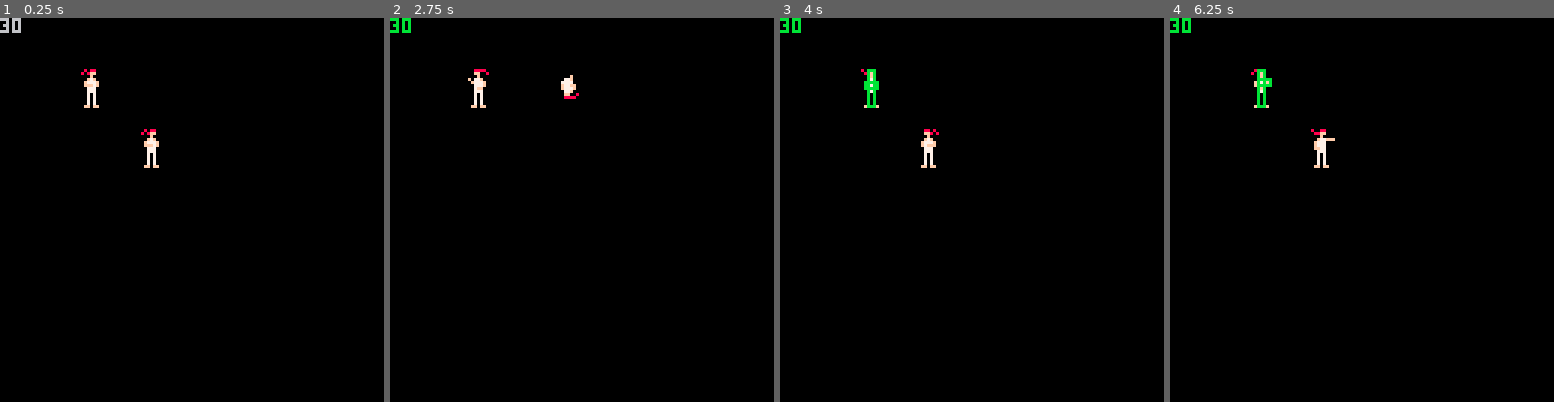
Above: before the commit, frames 1-4 (left to right).
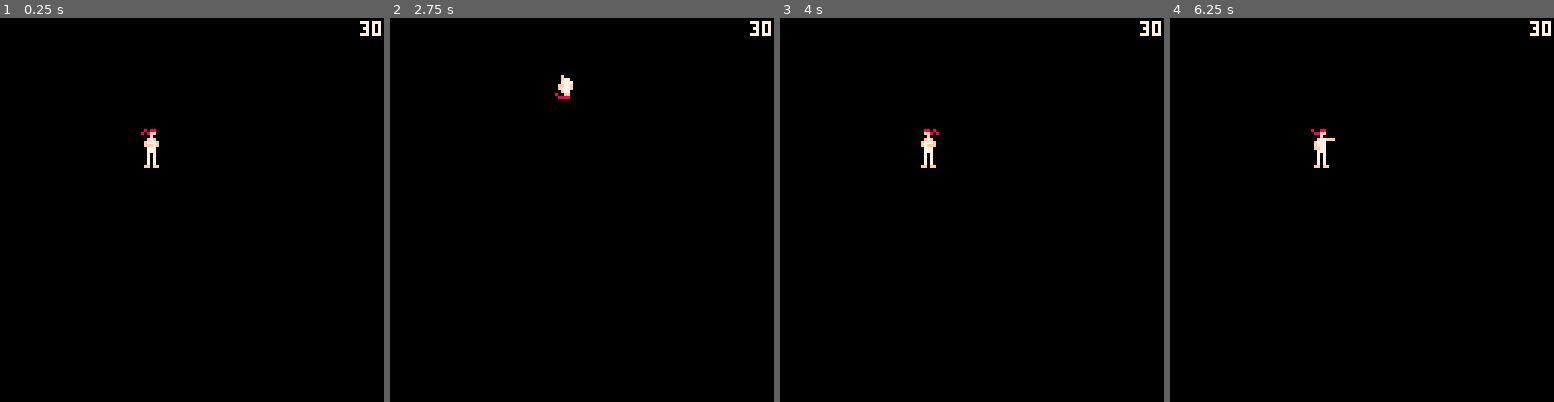
Above: after the commit, the same moments.

Repository: Grouflon/p8_fight
Game: PICO-8 cartridge fight.p8
The game is run twice, just before and just after one commit, with the same random seed, the same clock (stepped at 60 frames per second) and the same inputs.
Inputs (mouse positions are in pixels of both pictures, inside the frame that each line leads up to):
- Up to frame 1 (0.25 s): no input
- Up to frame 2 (2.75 s): tap X (X key) at 0.33, 1.07, 1.85 s; click (670, 121) at 0.67 s; tap O (Z key) at 0.7, 1.7, 2.1, 2.5 s; click (436, 267) at 1.22 s; hold Right 1.6-2.1 s; click (497, 114) at 1.77 s; hold Up 2.15-2.42 s; click (562, 259) at 2.32 s; hold Right from 2.47 s (still down)
- Up to frame 3 (4 s): click (1014, 106) at 2.87 s; tap O (Z key) at 2.9, 3.3, 3.7 s; tap X (X key) at 2.97 s; release Right at 3.03 s; hold Left 3.08-3.58 s; click (1075, 256) at 3.42 s; hold Down 3.63-3.97 s; click (841, 102) at 3.97 s
- Up to frame 4 (6.25 s): hold Right 4.02-4.68 s; tap X (X key) at 4.08, 5.2 s; tap O (Z key) every 0.4 s from 4.1 to 6.1 s; click (1292, 248) at 4.52 s; hold Up 4.73-5.03 s; click (1354, 94) at 5.07 s; hold Left 5.08-5.68 s; click (1419, 244) at 5.62 s; hold Down 5.73-6.03 s; hold Right from 6.08 s (still down); click (1481, 90) at 6.17 s

The runs differ from the first frame. In frame 1, 0.5% of the frame differs, in the area x 0-100%, y 0-24%; in frame 2, 0.6%; in frame 3, 0.5%; in frame 4, 0.6%.

Commit message:
Frame editor tool in progress

Diff:
--- a/frame.lua
+++ b/animation.lua
@@ -1,14 +1,22 @@
 -- coordinates origin for every position/sprite/hitbox is upper left
-function make_box(_x, _y, _w, _h)
+function make_box(_type, _min_x, _min_y, _max_x, _max_y)
 	return {
-		min_x = _x,
-		min_y = _y,
-		max_x = _x + _w,
-		max_y = _y + _h,
+		type = _type,
+		min_x = _min_x,
+		min_y = _min_y,
+		max_x = _max_x,
+		max_y = _max_y,
 	}
 end
 
 function draw_box(_box, _x, _y, _w, _flip, _color)
+
+	if _color == nil then
+		_color = 7
+		if (_box.type == "hit") _color = 8
+		if (_box.type == "hurt") _color = 11
+	end
+
 	local min_x = _box.min_x
 	local max_x = _box.max_x
 
@@ -25,7 +33,7 @@
 	)
 end
 
-function make_frame(_spr, _spr_w, _spr_h, _flip_x, _flip_y, _origin_x, _origin_y, _hitboxes, _hurtboxes)
+function make_frame(_spr, _spr_w, _spr_h, _flip_x, _flip_y, _origin_x, _origin_y, _boxes)
 	return {
     	spr = _spr,
     	spr_w = _spr_w,
@@ -34,36 +42,54 @@
     	flip_y = _flip_y,
     	origin_x = _origin_x,
     	origin_y = _origin_y,
-    	hitboxes = _hitboxes or {},
-    	hurtboxes = _hurtboxes or {},
+    	boxes = _boxes or {},
   	}
+end
+
+function get_frame_upperleft_corner(_frame, _x, _y, _flip)
+	_flip = _flip or false
+	_flip = _flip ~= _frame.flip_x
+
+	local _offset_x = _frame.origin_x
+	if _flip then
+		_offset_x = _frame.spr_w*8 - _frame.origin_x
+	end
+
+	return _x - _offset_x, _y - _frame.origin_y
+end
+
+function make_absolute_box(_frame, _box, _x, _y, _flip)
+	_flip = _flip or false
+	_flip = _flip ~= _frame.flip_x
+
+	local _corner_x, _corner_y = get_frame_upperleft_corner(_frame, _x, _y, _flip)
+
+	local min_x = _box.min_x
+	local max_x = _box.max_x
+
+	if _flip then
+		min_x = 8*_frame.spr_w - _box.max_x
+		max_x = 8*_frame.spr_w - _box.min_x
+	end
+
+	return make_box(
+		_box.type,
+		_corner_x + min_x,
+		_corner_y + _box.min_y,
+		_corner_x + max_x,
+		_corner_y + _box.max_y
+	)
 end
 
 function draw_frame(_frame, _x, _y, _flip, _draw_boxes)
 
-	_flip = _flip or false
-	_flip = _flip ~= _frame.flip_x
-
-	--print(""..tostring(_flip).."/"..tostring(_frame.flip_x).."/"..tostring(bxor(bool_to_int(_flip),bool_to_int(_frame.flip_x))))
-	--_flip = _flip ~_frame.flip_x
-
-	local offset_x = _frame.origin_x
-	if _flip then
-		offset_x = _frame.spr_w*8 - _frame.origin_x
-	end
-
-	local x = _x - offset_x
-	local y = _y - _frame.origin_y
-
-	spr(_frame.spr, x, y, _frame.spr_w, _frame.spr_h, _flip, _frame.flip_y)
+	local _corner_x, _corner_y = get_frame_upperleft_corner(_frame, _x, _y, _flip)
+	spr(_frame.spr, _corner_x, _corner_y, _frame.spr_w, _frame.spr_h, _flip, _frame.flip_y)
 
 	if _draw_boxes then
-		for _i, _b in ipairs(_frame.hurtboxes) do
-			draw_box(_b, x, y, _frame.spr_w, _flip, 11)
-		end
-
-		for _i, _b in ipairs(_frame.hitboxes) do
-			draw_box(_b, x, y, _frame.spr_w, _flip, 8)
+		for _i, _b in ipairs(_frame.boxes) do
+			local _abs_box = make_absolute_box(_frame, _b, _x, _y, _flip)
+			draw_box(_abs_box, 0, 0, _frame.spr_w, false)
 		end
 	end
 end
--- a/data.lua
+++ b/data.lua
@@ -5,13 +5,10 @@
 		0, 1, 2, false, false,
 		-- origin
 		3, 16,
-		-- hitboxes
+		-- boxes
 		{
-		},
-		-- hurtboxes
-		{
-			make_box(2, 3, 3, 13),
-			make_box(1, 7, 5, 3),
+			make_box("hurt", 2, 3, 5, 16),
+			make_box("hurt", 1, 7, 6, 10),
 		}
 	),
 	-- 1 - IDLE
@@ -20,13 +17,10 @@
 		1, 1, 2, false, false,
 		-- origin
 		3, 16,
-		-- hitboxes
+		-- boxes
 		{
-		},
-		-- hurtboxes
-		{
-			make_box(2, 3, 3, 13),
-			make_box(1, 7, 5, 3),
+			make_box("hurt", 2, 3, 5, 16),
+			make_box("hurt", 1, 7, 6, 10),
 		}
 	),
 	-- 2 - PUNCH
@@ -35,13 +29,10 @@
 		2, 1, 2, false, false,
 		-- origin
 		3, 16,
-		-- hitboxes
+		-- boxes
 		{
-		},
-		-- hurtboxes
-		{
-			make_box(2, 3, 3, 13),
-			make_box(2, 6, 5, 3),
+			make_box("hurt", 2, 3, 5, 16),
+			make_box("hurt", 2, 6, 7, 9),
 		}
 	),
 	-- 3 - PUNCH
@@ -50,13 +41,10 @@
 		3, 1, 2, false, false,
 		-- origin
 		3, 16,
-		-- hitboxes
+		-- boxes
 		{
-			make_box(5, 6, 3, 2),
-		},
-		-- hurtboxes
-		{
-			make_box(2, 3, 3, 13),
+			make_box("hurt", 2, 3, 5, 16),
+			make_box("hit", 5, 6, 8, 8),
 		}
 	),
 	-- 4 - WALK
@@ -65,13 +53,10 @@
 		4, 1, 2, false, false,
 		-- origin
 		3, 16,
-		-- hitboxes
+		-- boxes
 		{
-		},
-		-- hurtboxes
-		{
-			make_box(2, 3, 3, 13),
-			make_box(1, 7, 5, 3),
+			make_box("hurt", 2, 3, 5, 16),
+			make_box("hurt", 1, 7, 6, 10),
 		}
 	),
 	-- 5 - WALK
@@ -80,13 +65,10 @@
 		5, 1, 2, false, false,
 		-- origin
 		3, 16,
-		-- hitboxes
+		-- boxes
 		{
-		},
-		-- hurtboxes
-		{
-			make_box(2, 3, 3, 13),
-			make_box(1, 7, 5, 3),
+			make_box("hurt", 2, 3, 5, 16),
+			make_box("hurt", 1, 7, 6, 10),
 		}
 	),
 	-- 6 - KICK
@@ -95,13 +77,10 @@
 		6, 1, 2, false, false,
 		-- origin
 		3, 16,
-		-- hitboxes
+		-- boxes
 		{
-		},
-		-- hurtboxes
-		{
-			make_box(2, 3, 3, 13),
-			make_box(5, 8, 2, 5),
+			make_box("hurt", 2, 3, 5, 16),
+			make_box("hurt", 5, 8, 7, 13),
 		}
 	),
 	-- 7 - KICK
@@ -110,14 +89,11 @@
 		7, 2, 2, false, false,
 		-- origin
 		4, 16,
-		-- hitboxes
+		-- boxes
 		{
-			make_box(7, 8, 5, 3),
-		},
-		-- hurtboxes
-		{
-			make_box(2, 3, 3, 7),
-			make_box(4, 7, 3, 9),
+			make_box("hurt", 2, 3, 5, 10),
+			make_box("hurt", 4, 7, 7, 16),
+			make_box("hit", 7, 8, 12, 11),
 		}
 	),
 	-- 8 - JUMP0
@@ -126,13 +102,10 @@
 		9, 1, 1, false, false,
 		-- origin
 		4, 8,
-		-- hitboxes
+		-- boxes
 		{
-		},
-		-- hurtboxes
-		{
-			make_box(2, 0, 3, 7),
-			make_box(1, 3, 5, 3),
+			make_box("hurt", 2, 0, 5, 7),
+			make_box("hurt", 1, 3, 6, 6),
 		}
 	),
 	-- 9 - JUMP1
@@ -141,13 +114,10 @@
 		10, 1, 1, false, false,
 		-- origin
 		4, 8,
-		-- hitboxes
+		-- boxes
 		{
-		},
-		-- hurtboxes
-		{
-			make_box(2, 1, 3, 5),
-			make_box(1, 2, 5, 3),
+			make_box("hurt", 2, 1, 5, 6),
+			make_box("hurt", 1, 2, 6, 5),
 		}
 	),
 	-- 10 - JUMP2
@@ -156,13 +126,10 @@
 		9, 1, 1, true, true,
 		-- origin
 		4, 8,
-		-- hitboxes
+		-- boxes
 		{
-		},
-		-- hurtboxes
-		{
-			make_box(2, 0, 3, 7),
-			make_box(1, 2, 5, 3),
+			make_box("hurt", 2, 0, 5, 7),
+			make_box("hurt", 1, 2, 6, 5),
 		}
 	),
 	-- 11 - JUMP3
@@ -171,13 +138,10 @@
 		10, 1, 1, true, true,
 		-- origin
 		4, 8,
-		-- hitboxes
+		-- boxes
 		{
-		},
-		-- hurtboxes
-		{
-			make_box(2, 2, 3, 5),
-			make_box(1, 3, 5, 3),
+			make_box("hurt", 2, 2, 5, 7),
+			make_box("hurt", 1, 3, 6, 6),
 		}
 	),
 	-- 12 - JUMP KICK
@@ -186,14 +150,11 @@
 		25, 2, 1, false, false,
 		-- origin
 		4, 8,
-		-- hitboxes
+		-- boxes
 		{
-			make_box(6, 5, 6, 3),
-		},
-		-- hurtboxes
-		{
-			make_box(2, 0, 4, 7),
-			make_box(1, 3, 8, 3),
+			make_box("hurt", 2, 0, 6, 7),
+			make_box("hurt", 1, 3, 9, 6),
+			make_box("hit", 6, 5, 12, 8),
 		}
 	),
 }
--- a/fight.p8
+++ b/fight.p8
@@ -3,9 +3,11 @@
 __lua__
 #include lib/math.lua
 #include lib/log.lua
-#include frame.lua
+#include animation.lua
 #include data.lua
 #include game.lua
+
+#include tools.lua
 
 __gfx__
 00000000000000000000000000000000000000000000000000000000000000000000000008888000000000800000000000000000000000000000000000000000
--- a/game.lua
+++ b/game.lua
@@ -1,36 +1,8 @@
 poke(0x5F5C, 255) -- kill autofire
 
-frame_debug = {
-	enabled = true,
-	current_frame = 0,
-	flip = false,
-	show_boxes = false
-}
-
-function update_frame_debug()
-	if frame_debug.enabled then
-		if btnp(0) then
-			frame_debug.current_frame = positive_mod(frame_debug.current_frame - 1, #frames)
-		end
-		if btnp(1) then
-			frame_debug.current_frame = (frame_debug.current_frame + 1) % #frames
-		end
-
-		if btnp(4) then
-			frame_debug.show_boxes = not frame_debug.show_boxes
-		end
-		if btnp(5) then
-			frame_debug.flip = not frame_debug.flip
-		end
-	end
-end
-
-function draw_frame_debug()
-	if frame_debug.enabled then
-		local f = frames[frame_debug.current_frame + 1]
-		draw_frame(f, 30, 30, frame_debug.flip, frame_debug.show_boxes)
-	end
-end
+w0 = 32
+w1 = 10
+h = 26
 
 function sm_set_state(_sm, _state)
 	add(_sm.transition_queue, _state)
@@ -179,75 +151,15 @@
 	return vec2(x, y)
 end
 
-w0 = 32
-w1 = 11
-h = 26
-
 function _update()
-	update_frame_debug()
-
 	sm_update(player_sm)
 
-	if false then
-		if btn(5) then
-			if btn(0) then
-				w1 = w1 - 1
-			end
-			if btn(1) then
-				w1 = w1 + 1
-			end
-			w1 = mid(w1, -w0, w0)
-			if btn(2) then
-				h = h + 1
-			end
-			if btn(3) then
-				h = h - 1
-			end
-		end
 
-		if btn(4) then
-			if btn(0) then
-				w0 = w0 - 1
-			end
-			if btn(1) then
-				w0 = w0 + 1
-			end
-			w1 = mid(w1, -w0, w0)
-		end
-	end
 end
 
 function _draw()
 	cls(0)
 
 	draw_animation(animation_player, player_pos.x, player_pos.y, player_flip)
-	draw_frame_debug()
-
-	if false then
-		local _jump = make_jump(14, 100, w0, w1, h)
-
-		pset(_jump.p0.x, _jump.p0.y, 8)
-		pset(_jump.p1.x, _jump.p1.y, 8)
-		pset(_jump.p2.x, _jump.p2.y, 8)
-		pset(_jump.p3.x, _jump.p3.y, 8)
-
-		color(6)
-		line(_jump.p0.x, _jump.p0.y, _jump.p0.x, _jump.p0.y)
-
-		for i=0,10 do
-			local p = compute_jump_position(_jump, i/10)
-
-			pset(p.x, p.y)
-			--line(p.x, p.y)
-		end
-		print("w0:"..w0)
-		print("w1:"..w1)
-		print("h:"..h)
-	end
-
-	draw_log()
-
-	print(stat(7))
-
 	update_animation(animation_player)
 end
--- a/lib/log.lua
+++ b/lib/log.lua
@@ -16,7 +16,7 @@
 end
 
 function draw_log()
-
+  cursor(1, 1, 7)
   local _i = #logs
   local _y = 0
   while _i > 0 do
--- a/lib/math.lua
+++ b/lib/math.lua
@@ -140,6 +140,13 @@
   return false
 end
 
+function collision.point_box(_x, _y, _x_min, _y_min, _x_max, _y_max)
+  return not (
+    _x < _x_min or _x > _x_max or
+    _y < _y_min or _y > _y_max
+  )
+end
+
 -- easing {}
 easing = {}
 
--- /dev/null
+++ b/tools.lua
@@ -0,0 +1,180 @@
+poke(0x5F2D, 0x1) -- enable devkit mode
+
+tool_mode = 0 -- 0 is game, 1 is frame editor, 2 is animation editor
+
+frame_tool = {
+	current_frame = 0,
+	flip = false,
+	show_boxes = false,
+	current_box = -1
+}
+
+function draw_point(_x, _y, _size)
+	_size = _size or 2
+	line(_x - _size, _y, _x - 1, _y)
+	line(_x + 1, _y, _x + _size, _y)
+	line(_x, _y - _size, _x, _y - 1)
+	line(_x, _y + 1, _x, _y + _size)
+end
+
+game_update = _update
+_update = function()
+
+	-- TOOL MODE
+	if (stat(30)) then
+		local _key = stat(31)
+		if _key == "1" then
+			tool_mode = 0
+		elseif _key == "2" then
+			tool_mode = 1
+		end
+	end
+
+	if tool_mode == 0 then
+		if game_update ~= nil then
+			game_update()
+		end
+	elseif tool_mode == 1 then
+		if btnp(0) then
+			frame_tool.current_frame = positive_mod(frame_tool.current_frame - 1, #frames)
+			frame_tool.current_box = -1
+		end
+		if btnp(1) then
+			frame_tool.current_frame = (frame_tool.current_frame + 1) % #frames
+			frame_tool.current_box = -1
+		end
+
+		if btnp(4) then
+			frame_tool.show_boxes = not frame_tool.show_boxes
+		end
+		if btnp(5) then
+			frame_tool.flip = not frame_tool.flip
+		end
+	end
+
+	-- BEZIER CURVE DEBUGGER
+	if false then
+		if btn(5) then
+			if btn(0) then
+				w1 = w1 - 1
+			end
+			if btn(1) then
+				w1 = w1 + 1
+			end
+			w1 = mid(w1, -w0, w0)
+			if btn(2) then
+				h = h + 1
+			end
+			if btn(3) then
+				h = h - 1
+			end
+		end
+
+		if btn(4) then
+			if btn(0) then
+				w0 = w0 - 1
+			end
+			if btn(1) then
+				w0 = w0 + 1
+			end
+			w1 = mid(w1, -w0, w0)
+		end
+	end
+end
+
+game_draw = _draw
+_draw = function()
+
+	if tool_mode == 0 then
+		if game_draw ~= nil then
+			game_draw()
+		end
+	else
+		local _mouse_x, _mouse_y = stat(32), stat(33)
+		local _mouse_buttons = stat(34)
+
+		cls(5)
+		if tool_mode == 1 then
+
+			local _f = frames[frame_tool.current_frame + 1]
+			local _origin_x, _origin_y = 64, 64
+			draw_frame(_f, _origin_x, _origin_y, frame_tool.flip, frame_tool.show_boxes and frame_tool.current_box < 0)
+
+			if frame_tool.current_box >= 0 then
+				local _abs_box = make_absolute_box(_f, _f.boxes[frame_tool.current_box], _origin_x, _origin_y, frame_tool.flip)
+				draw_box(_abs_box, 0, 0, _f.spr_w, false)
+			end
+
+			color(14)
+			draw_point(_origin_x, _origin_y, 1)
+
+			local _box_count = 0
+			local _base_x = 1
+			local _base_y = 13
+
+			for _i, _b in ipairs(_f.boxes) do
+				local _text = "".._b.min_x..", ".._b.min_y..", ".._b.max_x..", ".._b.max_y
+				local _w = print(_text, 0, -9999) + 2
+				local _y = _base_y + 8*_box_count
+				local _min_x, _min_y, _max_x, _max_y = _base_x, _y, _base_x + _w, _y + 6
+
+				if (_mouse_buttons & 0x1) > 0 then
+					if collision.point_box(_mouse_x, _mouse_y, _min_x, _min_y, _max_x, _max_y) then
+						frame_tool.current_box = _i
+					elseif frame_tool.current_box == _i then
+						frame_tool.current_box = -1
+					end
+				end
+
+				if frame_tool.current_box == _i then
+					rectfill(0, _min_y, _min_x, _max_y, 7)
+				end
+
+				local _col1, _col2 = 0, 0
+				if (_b.type == "hit") _col1 = 2 _col2 = 8
+				if (_b.type == "hurt") _col1 = 3 _col2 = 11
+				rectfill(_min_x, _min_y, _max_x, _max_y, _col1)
+				print(_text, _min_x + 1, _min_y + 1, _col2)
+
+				_box_count += 1
+			end
+
+			cursor(1, 1, 7)
+			print("frame "..frame_tool.current_frame)
+			print("flip: "..bool_to_int(frame_tool.flip))
+		end
+
+		-- DRAW_MOUSE
+		color(0)
+		draw_point(_mouse_x, _mouse_y+1, 2)
+		color(7)
+		draw_point(_mouse_x, _mouse_y, 2)
+	end
+
+	-- BEZIER CURVE DEBUGGER
+	if false then
+		local _jump = make_jump(14, 100, w0, w1, h)
+
+		pset(_jump.p0.x, _jump.p0.y, 8)
+		pset(_jump.p1.x, _jump.p1.y, 8)
+		pset(_jump.p2.x, _jump.p2.y, 8)
+		pset(_jump.p3.x, _jump.p3.y, 8)
+
+		color(6)
+		line(_jump.p0.x, _jump.p0.y, _jump.p0.x, _jump.p0.y)
+
+		for i=0,10 do
+			local p = compute_jump_position(_jump, i/10)
+
+			pset(p.x, p.y)
+			--line(p.x, p.y)
+		end
+		print("w0:"..w0)
+		print("w1:"..w1)
+		print("h:"..h)
+	end
+
+	draw_log()
+
+	print(stat(7), 120, 1)
+end
